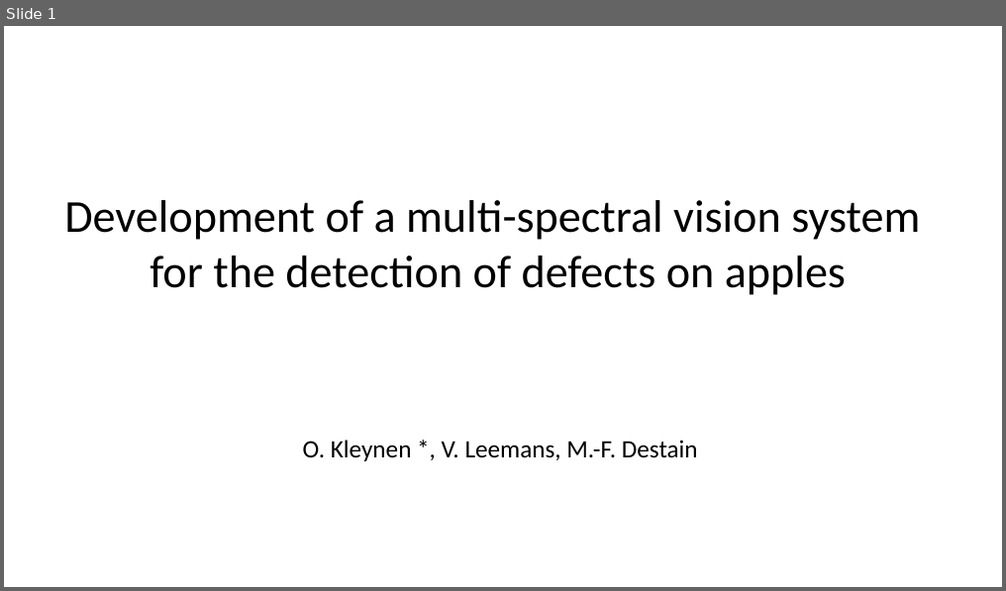
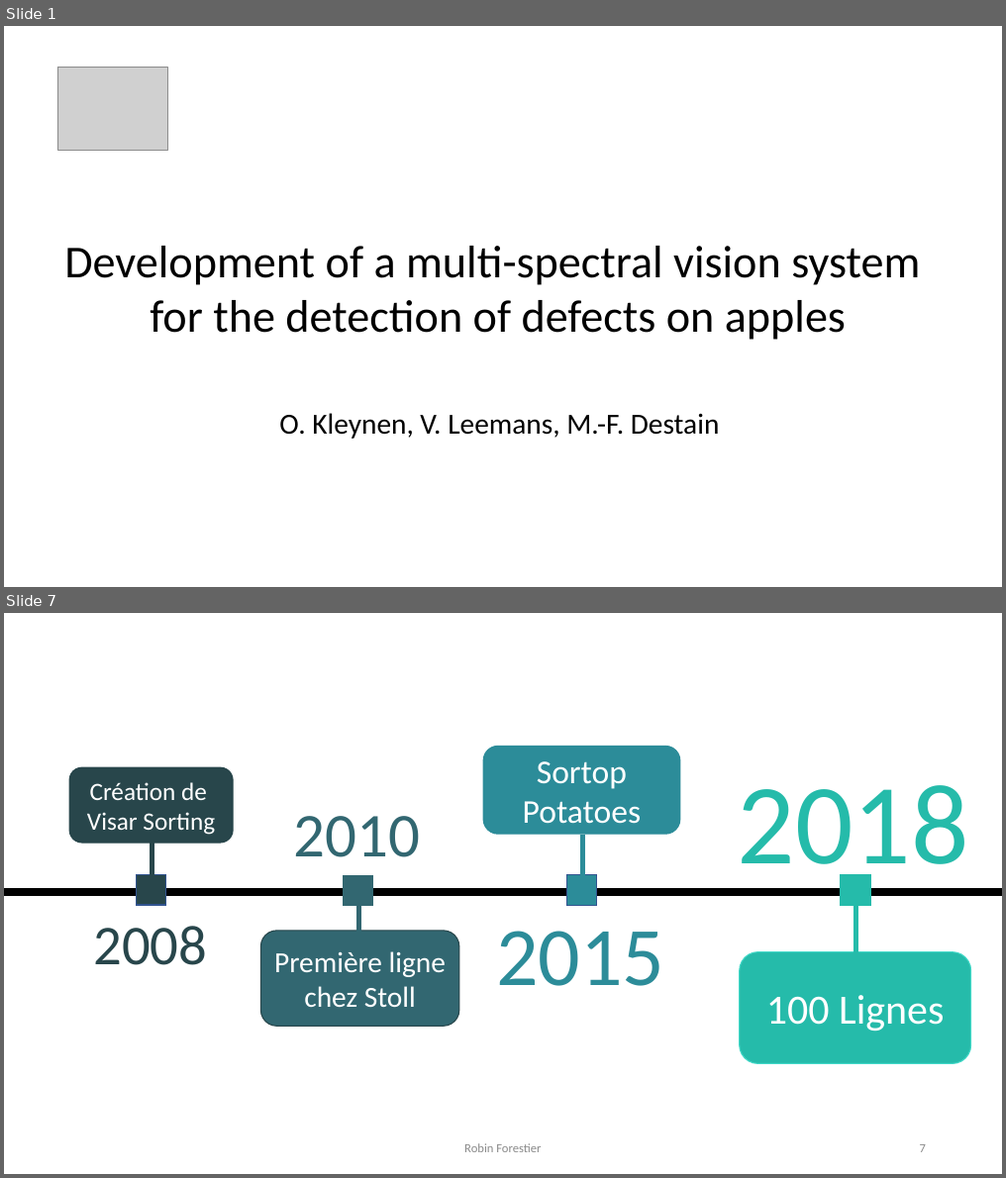
Before and after one commit to Forestierr/heig-vd, a slide deck: cours/EXP/présentation 1/Présentation.pptx. Shown one above the other, each under a label of ours: slide 1 before the commit, slides 1 and 7 after it; the slides between them are not shown. The pictures are 1006x591 and 1006x1178 pixels, drawn with LibreOffice and Linux fonts; fonts in the diff are those of the drawing; grey boxes stand for pictures. Boxes give left, top, right and bottom in pixels: in the first picture for what was removed or moved away, otherwise in the second. Text is boxed around its words. In the diff, an @@ line names an element or a change of style, - is before the commit and + after.

```diff
--- a/cours/EXP/présentation 1/Présentation.pptx
+++ b/cours/EXP/présentation 1/Présentation.pptx
@@ slide 7 added at [4,613,1002,1174], background #FFFFFF @@
@@ rounded rectangle added at [483,747,680,835], fill #2C8C99, outline #2C8C99 1 pt, 32 pt, text #FFFFFF @@
+Sortop
+Potatoes
@@ rounded rectangle added at [69,768,233,843], fill #28464B, outline #28464B 1 pt, 24 pt, text #FFFFFF @@
+Création de
+Visar Sorting
@@ text added at [738,785,969,891], 110 pt, text #25BBAA @@
+2018
@@ text added at [294,816,421,858], 60 pt, text #326771 @@
+2010
@@ line added from (152, 843) to (152, 883), #28464B 4.5 pt @@
@@ line added from (583, 835) to (583, 884), #2C8C99 4.5 pt @@
@@ rectangle added at [136,875,166,906], fill #28464B, outline #325491 1 pt @@
@@ rectangle added at [344,875,374,906], fill #326771, outline #326771 1 pt @@
@@ rectangle added at [567,875,598,906], fill #2C8C99, outline #325491 1 pt @@
@@ rectangle added at [841,875,871,906], fill #25BBAA, outline #25BBAA 1 pt @@
@@ line added from (4, 892) to (1002, 892), #000000 8 pt @@
@@ line added from (358, 899) to (358, 939), #326771 4.5 pt @@
@@ line added from (856, 905) to (856, 955), #25BBAA 4.5 pt @@
@@ text added at [93,926,207,965], 54 pt, text #28464B @@
+2008
@@ rounded rectangle added at [260,931,459,1026], fill #326771, outline #28464B 1 pt, 28 pt, text #FFFFFF @@
+Première ligne chez Stoll
@@ text added at [496,931,664,986], 80 pt, text #2C8C99 @@
+2015
@@ rounded rectangle added at [740,953,970,1063], fill #25BBAA, outline #42D9C8 1 pt, 40 pt, text #FFFFFF @@
+100 Lignes
@@ text added at [464,1144,541,1153], 12 pt, text #8C8C8C @@
+Robin Forestier
@@ page number added at [920,1145,926,1153], 12 pt, text #8C8C8C @@
+7
@@ slide 1 changed as well @@
@@ picture added at [57,67,168,150] @@
@@ text "Development of a multi-spectral vision ...": place and size @@
-text "Development of a multi-spectral vision ..." at [64,200,920,295]
+text "Development of a multi-spectral vision ..." at [64,246,920,340]
@@ text at [279,413,720,439]: text changed; size 24 to 28 pt @@
-O. Kleynen *, V. Leemans, M.-F. Destain
+O. Kleynen, V. Leemans, M.-F. Destain
```
Also in this commit, not shown: 11 other slides added, 1 slide removed, 3 other files.
